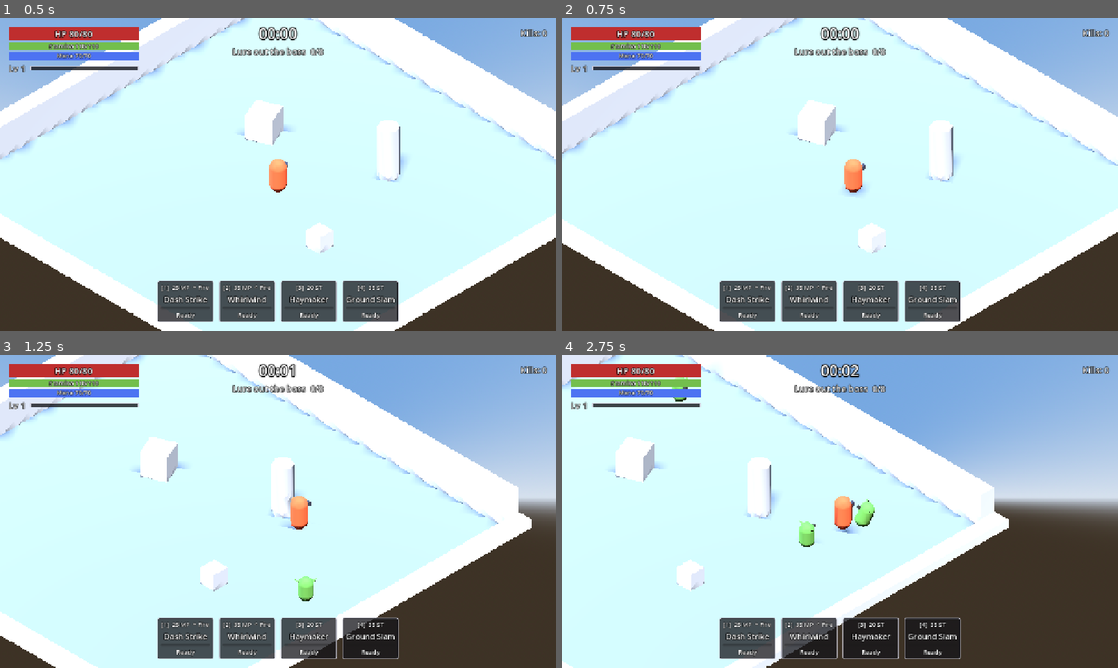
Above: before the commit, frames 1-4 (two rows, left to right).
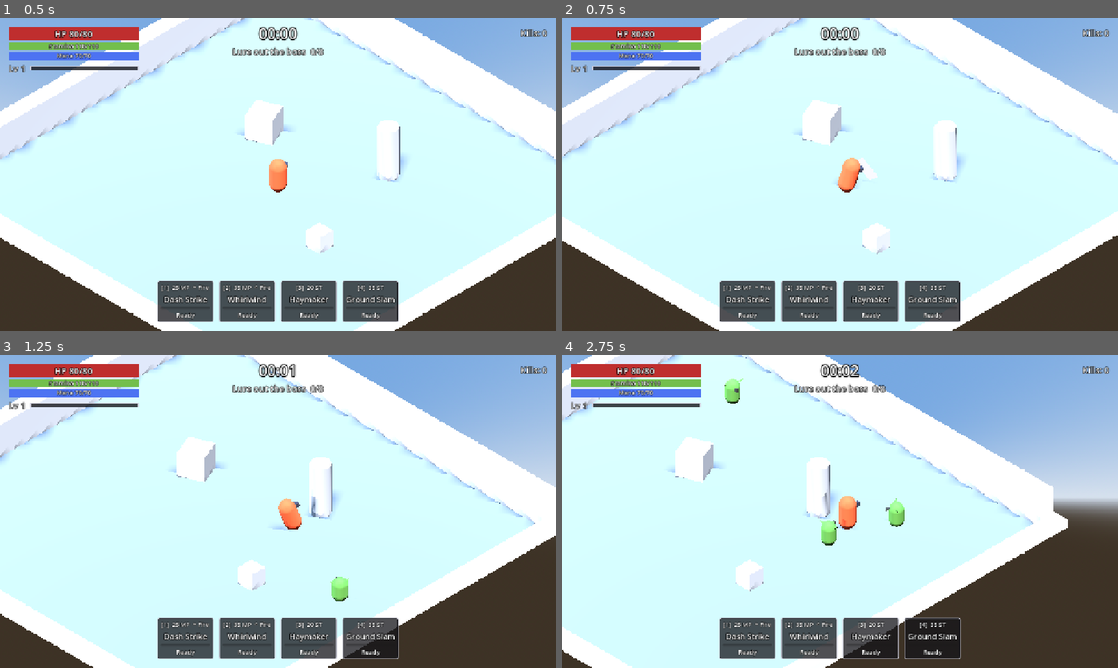
Above: after the commit, the same moments.

Repository: keifern-007/Project-A1
Game: Godot game, scene res://scenes/main/retro_view.tscn
Same seed, same stepped clock (60 frames per second), same inputs: the game is played once before the commit and once after it. This scene is started directly instead of the project's main scene.
Inputs (mouse positions are in pixels of both pictures, inside the frame that each line leads up to):
- Up to frame 1 (0.5 s): no input
- Up to frame 2 (0.75 s): tap Enter at 0.5 s; move the mouse to (962, 158) at 0.52 s; press the mouse at (962, 158) at 0.53 s; hold D (move_right) from 0.53 s (still down)
- Up to frame 3 (1.25 s): keep holding D (move_right); tap Space (dodge) at 0.8 s
- Up to frame 4 (2.75 s): release D (move_right) at 1.25 s; release the mouse at (962, 495) at 1.25 s; drag from (728, 527) to (812, 574) at 1.27 s; move the mouse to (895, 442) at 2.02 s; hold D (move_right) from 2.03 s (still down); hold E (interact) from 2.03 s (still down); click (895, 442) at 2.3 s

Frame 1 is identical in both runs. In frame 2, 4.3% of the frame differs, in the area x 0-100%, y 0-100%; in frame 3, 21%; in frame 4, 25%, in the area x 0-91%, y 0-100%.

Commit message:
Dark Souls-style attacks: wind-up, commit, dash cancels
Every player attack now winds up (slow walk, keeps aiming, leans back), fires,
then locks the hero in for a short commit. Dashing cancels a wind-up and
refunds its cost; a dash during the commit is refused, with a 0.2 s buffer.
Basic attack rates are unchanged. Hits interrupt neither phase.

Co-Authored-By: Claude Opus 5.5 <noreply@anthropic.com>

Diff:
--- a/components/melee_attack_component.gd
+++ b/components/melee_attack_component.gd
@@ -4,15 +4,21 @@
 ## Reusable for melee enemies later — just put the hitbox on the "hits_player" layer.
 
 signal attacked
+signal windup_started(duration: float)
+signal windup_cancelled
 
 ## Optional. Damage = attack_power × damage_multiplier.
 @export var stats: StatsComponent
 @export var damage_multiplier: float = 1.0
 @export var active_time: float = 0.12 ## How long the hitbox is live.
 @export var cooldown: float = 0.35
+@export var windup_time: float = 0.0 ## start_attack() waits this long before swinging.
+@export var commit_time: float = 0.0 ## Seconds the owner stays locked in after the swing.
 
 var _cooldown_left: float = 0.0
 var _active_left: float = 0.0
+var _windup_left: float = 0.0
+var _windup_direction: Vector3 = Vector3.ZERO
 
 @onready var hitbox: HitboxComponent = $HitboxComponent
 @onready var swing_visual: Node3D = $SwingVisual
@@ -24,6 +30,10 @@
 
 func _physics_process(delta: float) -> void:
 	_cooldown_left = maxf(_cooldown_left - delta, 0.0)
+	if is_winding_up():
+		_windup_left = maxf(_windup_left - delta, 0.0)
+		if _windup_left == 0.0:
+			attack(_windup_direction)
 	if _active_left > 0.0:
 		_active_left = maxf(_active_left - delta, 0.0)
 		if _active_left == 0.0:
@@ -32,6 +42,33 @@
 
 func can_attack() -> bool:
 	return _cooldown_left == 0.0
+
+
+func is_winding_up() -> bool:
+	return _windup_left > 0.0
+
+
+## Winds up, then swings where the owner aims at the end. Returns true if it started.
+func start_attack(direction: Vector3) -> bool:
+	if is_winding_up() or not can_attack() or direction == Vector3.ZERO:
+		return false
+	if windup_time <= 0.0:
+		return attack(direction)
+	_windup_direction = direction
+	_windup_left = windup_time
+	windup_started.emit(windup_time)
+	return true
+
+
+func update_windup_direction(direction: Vector3) -> void:
+	if direction != Vector3.ZERO:
+		_windup_direction = direction
+
+
+func cancel_windup() -> void:
+	if is_winding_up():
+		_windup_left = 0.0
+		windup_cancelled.emit()
 
 
 ## Returns true if the swing actually started.
--- a/components/skill_caster_component.gd
+++ b/components/skill_caster_component.gd
@@ -2,8 +2,10 @@
 extends Node
 ## Holds a loadout of skills (slot 0 = skill_1 action) and their cooldowns, plus an optional
 ## skill-based basic attack (e.g. the Mystic's Magic Bolt) with its own cooldown.
-## Skills cost stamina (physical) or mana (magic). Skills with a cast_time are channelled first:
-## paid when the cast starts, fired when it ends, refunded if cancelled (dodge).
+## Skills cost stamina (physical) or mana (magic). Skills with a cast_time wind up first:
+## paid when the wind-up starts, fired when it ends, refunded if cancelled (dodge).
+
+const BASIC_SLOT: int = -1
 
 signal skill_used(slot: int, skill: SkillData)
 signal basic_attacked ## Hook for the basic attack's sound.
@@ -27,7 +29,7 @@
 
 var _cooldowns: Array[float] = []
 var _basic_left: float = 0.0
-var _cast: Dictionary = {} # While casting: slot, skill, caster, direction, world, left.
+var _cast: Dictionary = {} # While casting: slot (BASIC_SLOT = basic attack), skill, caster, direction, world, left.
 
 
 func _ready() -> void:
@@ -125,9 +127,12 @@
 func try_basic(caster: Node3D, direction: Vector3, world: Node) -> bool:
 	if is_casting() or basic_attack == null or _basic_left > 0.0 or direction == Vector3.ZERO:
 		return false
-	_spawn(basic_attack, caster, direction, world)
-	_basic_left = cooldown_of(basic_attack)
-	basic_attacked.emit()
+	if basic_attack.cast_time > 0.0:
+		_cast = { "slot": BASIC_SLOT, "skill": basic_attack, "caster": caster, "direction": direction, "world": world,
+			"left": basic_attack.cast_time }
+		cast_started.emit(basic_attack, basic_attack.cast_time)
+		return true
+	_fire(BASIC_SLOT, basic_attack, caster, direction, world)
 	return true
 
 
@@ -146,6 +151,10 @@
 
 func _fire(slot: int, skill: SkillData, caster: Node3D, direction: Vector3, world: Node) -> void:
 	_spawn(skill, caster, direction, world)
+	if slot == BASIC_SLOT:
+		_basic_left = cooldown_of(skill)
+		basic_attacked.emit()
+		return
 	_cooldowns[slot] = cooldown_of(skill)
 	skill_used.emit(slot, skill)
 
--- a/resources/skills/arcane_barrage.tres
+++ b/resources/skills/arcane_barrage.tres
@@ -10,6 +10,7 @@
 damage_multiplier = 1.5
 kind = 1
 cost = 25.0
+element = 2
 cast_time = 0.5
-element = 2
+commit_time = 0.2
 effect_scene = ExtResource("2_scene")
--- a/resources/skills/blink.tres
+++ b/resources/skills/blink.tres
@@ -10,4 +10,6 @@
 damage_multiplier = 0.0
 kind = 1
 cost = 20.0
+cast_time = 0.15
+commit_time = 0.1
 effect_scene = ExtResource("2_scene")
--- a/resources/skills/cleave.tres
+++ b/resources/skills/cleave.tres
@@ -9,4 +9,6 @@
 cooldown = 7.0
 damage_multiplier = 2.5
 cost = 30.0
+cast_time = 0.35
+commit_time = 0.3
 effect_scene = ExtResource("2_scene")
--- a/resources/skills/dash_strike.tres
+++ b/resources/skills/dash_strike.tres
@@ -11,4 +11,6 @@
 kind = 1
 cost = 25.0
 element = 1
+cast_time = 0.2
+commit_time = 0.15
 effect_scene = ExtResource("2_scene")
--- a/resources/skills/fan_of_knives.tres
+++ b/resources/skills/fan_of_knives.tres
@@ -10,4 +10,6 @@
 damage_multiplier = 1.0
 cost = 25.0
 element = 3
+cast_time = 0.3
+commit_time = 0.2
 effect_scene = ExtResource("2_scene")
--- a/resources/skills/flurry.tres
+++ b/resources/skills/flurry.tres
@@ -10,4 +10,6 @@
 damage_multiplier = 0.8
 cost = 20.0
 element = 3
+cast_time = 0.2
+commit_time = 0.4
 effect_scene = ExtResource("2_scene")
--- a/resources/skills/ground_slam.tres
+++ b/resources/skills/ground_slam.tres
@@ -9,4 +9,6 @@
 cooldown = 8.0
 damage_multiplier = 3.0
 cost = 35.0
+cast_time = 0.45
+commit_time = 0.35
 effect_scene = ExtResource("2_scene")
--- a/resources/skills/hatchet_throw.tres
+++ b/resources/skills/hatchet_throw.tres
@@ -9,4 +9,6 @@
 cooldown = 5.0
 damage_multiplier = 2.0
 cost = 20.0
+cast_time = 0.25
+commit_time = 0.2
 effect_scene = ExtResource("2_scene")
--- a/resources/skills/haymaker.tres
+++ b/resources/skills/haymaker.tres
@@ -9,4 +9,6 @@
 cooldown = 5.0
 damage_multiplier = 2.0
 cost = 20.0
+cast_time = 0.4
+commit_time = 0.3
 effect_scene = ExtResource("2_scene")
--- a/resources/skills/healing_bloom.tres
+++ b/resources/skills/healing_bloom.tres
@@ -11,4 +11,5 @@
 kind = 1
 cost = 35.0
 cast_time = 0.8
+commit_time = 0.2
 effect_scene = ExtResource("2_scene")
--- a/resources/skills/iron_guard.tres
+++ b/resources/skills/iron_guard.tres
@@ -10,4 +10,6 @@
 damage_multiplier = 0.0
 kind = 1
 cost = 30.0
+cast_time = 0.2
+commit_time = 0.2
 effect_scene = ExtResource("2_scene")
--- a/resources/skills/magic_bolt.tres
+++ b/resources/skills/magic_bolt.tres
@@ -6,8 +6,10 @@
 [resource]
 script = ExtResource("1_data")
 name_key = "SKILL_MAGIC_BOLT"
-cooldown = 0.5
+cooldown = 0.3
 damage_multiplier = 1.0
 kind = 1
 element = 2
+cast_time = 0.2
+commit_time = 0.1
 effect_scene = ExtResource("2_scene")
--- a/resources/skills/moonleaf_bolt.tres
+++ b/resources/skills/moonleaf_bolt.tres
@@ -10,6 +10,7 @@
 damage_multiplier = 2.2
 kind = 1
 cost = 20.0
+element = 3
 cast_time = 0.6
-element = 3
+commit_time = 0.2
 effect_scene = ExtResource("2_scene")
--- a/resources/skills/shield_bash.tres
+++ b/resources/skills/shield_bash.tres
@@ -10,4 +10,6 @@
 damage_multiplier = 1.8
 kind = 1
 cost = 20.0
+cast_time = 0.25
+commit_time = 0.25
 effect_scene = ExtResource("2_scene")
--- a/resources/skills/whirlwind.tres
+++ b/resources/skills/whirlwind.tres
@@ -11,4 +11,6 @@
 kind = 1
 cost = 35.0
 element = 1
+cast_time = 0.3
+commit_time = 0.4
 effect_scene = ExtResource("2_scene")
--- a/scenes/player/player.gd
+++ b/scenes/player/player.gd
@@ -2,6 +2,13 @@
 extends CharacterBody3D
 ## The chosen character (stats, speed, look, skills) + movement relative to the camera, a dodge roll with invulnerability frames (i-frames),
 ## a basic melee attack, skills and the loadout's consumable.
+## Every attack is wind-up (slow walk, keeps aiming, dodging cancels and refunds) -> fires ->
+## commit (locked in, no dodging), Dark Souls style. Taking a hit doesn't interrupt either.
+
+const LEAN_BACK: float = 0.436 ## ~25 degrees, in radians. The wind-up telegraph.
+const LEAN_FORWARD: float = -0.262 ## ~-15 degrees. The strike.
+const LEAN_STRIKE_TIME: float = 0.05
+const DODGE_BUFFER: float = 0.2 ## A dodge pressed this soon before the commit ends still happens.
 
 signal dodged
 signal collected(pickup: Pickup) ## Hook for pickup sounds.
@@ -9,7 +16,8 @@
 @export var move_speed: float = 6.0
 @export var acceleration: float = 60.0 ## How fast we reach move_speed. Higher = snappier.
 @export var turn_speed: float = 14.0
-@export var cast_move_factor: float = 0.4 ## Walking speed while casting a skill with a cast time.
+@export var cast_move_factor: float = 0.4 ## Walking speed during an attack's wind-up.
+@export var commit_move_factor: float = 0.15 ## Walking speed while committed to an attack.
 ## Off in the camp: you walk and interact, but don't swing at the campfire.
 @export var combat_enabled: bool = true
 ## False = an NPC body (the heroes you aren't playing in camp): no device input, not in "players".
@@ -30,6 +38,9 @@
 var _dash_speed: float = 0.0
 var _dash_invulnerable: bool = false
 var _dodge_cooldown_left: float = 0.0
+var _dodge_buffer_left: float = 0.0
+var _commit_left: float = 0.0
+var _lean_tween: Tween
 var _gravity: float = ProjectSettings.get_setting("physics/3d/default_gravity")
 
 @onready var input: PlayerInput = $PlayerInput
@@ -56,14 +67,28 @@
 	health.died.connect(_on_died)
 	hurtbox.hurt.connect(_on_hurt)
 	hurtbox.damage_taken_multiplier *= GameState.damage_taken_multiplier() # On top of passives (Bulwark).
+	melee.windup_started.connect(_lean_into_windup)
+	melee.windup_cancelled.connect(_animate_lean.bind(0.0, LEAN_STRIKE_TIME))
+	melee.attacked.connect(func() -> void: _commit(melee.commit_time))
+	skill_caster.cast_started.connect(func(_skill: SkillData, duration: float) -> void: _lean_into_windup(duration))
+	skill_caster.cast_ended.connect(func(completed: bool) -> void:
+		if not completed:
+			_animate_lean(0.0, LEAN_STRIKE_TIME))
+	skill_caster.skill_used.connect(func(_slot: int, skill: SkillData) -> void: _commit(skill.commit_time))
+	skill_caster.basic_attacked.connect(func() -> void: _commit(skill_caster.basic_attack.commit_time))
 
 
 func _physics_process(delta: float) -> void:
 	_dodge_cooldown_left = maxf(_dodge_cooldown_left - delta, 0.0)
+	_dodge_buffer_left = maxf(_dodge_buffer_left - delta, 0.0)
+	_commit_left = maxf(_commit_left - delta, 0.0)
 	var move_dir: Vector3 = input.get_move_direction()
 
-	if input.is_dodge_pressed() and _dodge_cooldown_left == 0.0 and _dash_time_left == 0.0:
-		skill_caster.cancel_cast() # Dodging out of a cast refunds it.
+	if input.is_dodge_pressed():
+		_dodge_buffer_left = DODGE_BUFFER
+	if _dodge_buffer_left > 0.0 and not is_committed() and _dodge_cooldown_left == 0.0 and _dash_time_left == 0.0:
+		_dodge_buffer_left = 0.0
+		_cancel_windup() # Dodging out of a wind-up refunds it.
 		_start_dodge(move_dir)
 
 	if combat_enabled and _dash_time_left == 0.0:
@@ -76,12 +101,11 @@
 		if _dash_time_left == 0.0:
 			_end_dash()
 	else:
-		var speed: float = move_speed * (cast_move_factor if skill_caster.is_casting() else 1.0)
-		var target: Vector3 = move_dir * speed
+		var target: Vector3 = move_dir * move_speed * _attack_move_factor()
 		velocity.x = move_toward(velocity.x, target.x, acceleration * delta)
 		velocity.z = move_toward(velocity.z, target.z, acceleration * delta)
 		# While attacking, keep facing the attack instead of the walk direction.
-		if move_dir != Vector3.ZERO and melee.can_attack() and skill_caster.basic_ready():
+		if move_dir != Vector3.ZERO and not is_committed() and melee.can_attack() and skill_caster.basic_ready():
 			_face(move_dir, delta)
 
 	if not is_on_floor():
@@ -127,6 +151,15 @@
 	return not health.is_dead
 
 
+## Locked into an attack that already fired: can't dodge or act until it ends.
+func is_committed() -> bool:
+	return _commit_left > 0.0
+
+
+func is_winding_up() -> bool:
+	return skill_caster.is_casting() or melee.is_winding_up()
+
+
 ## Called by a Pickup when it reaches us.
 func collect(pickup: Pickup) -> void:
 	if pickup.xp > 0:
@@ -173,9 +206,12 @@
 
 
 func _handle_combat() -> void:
-	if skill_caster.is_casting(): # Keep aiming while casting; nothing else until it fires.
+	if is_committed():
+		return
+	if is_winding_up(): # Keep aiming during the wind-up; nothing else until it fires.
 		var aim: Vector3 = _aim_direction()
 		skill_caster.update_cast_direction(aim)
+		melee.update_windup_direction(aim)
 		visual.rotation.y = atan2(-aim.x, -aim.z)
 		return
 	if input.is_attack_pressed():
@@ -184,7 +220,7 @@
 		if skill_caster.basic_attack: # Ranged characters (Mystic) cast their basic attack skill.
 			attacked = skill_caster.try_basic(self, dir, get_parent())
 		else:
-			attacked = melee.attack(dir)
+			attacked = melee.start_attack(dir)
 		if attacked:
 			visual.rotation.y = atan2(-dir.x, -dir.z)
 	for slot: int in range(1, 5):
@@ -203,6 +239,35 @@
 func _face(dir: Vector3, delta: float) -> void:
 	var target_yaw: float = atan2(-dir.x, -dir.z)
 	visual.rotation.y = lerp_angle(visual.rotation.y, target_yaw, turn_speed * delta)
+
+
+func _attack_move_factor() -> float:
+	if is_committed():
+		return commit_move_factor
+	return cast_move_factor if is_winding_up() else 1.0
+
+
+func _cancel_windup() -> void:
+	skill_caster.cancel_cast()
+	melee.cancel_windup()
+
+
+func _commit(duration: float) -> void:
+	_commit_left = duration
+	_animate_lean(LEAN_FORWARD, LEAN_STRIKE_TIME)
+	_lean_tween.tween_property(visual, "rotation:x", 0.0, maxf(duration, LEAN_STRIKE_TIME))
+
+
+func _lean_into_windup(duration: float) -> void:
+	_animate_lean(LEAN_BACK, duration)
+
+
+## Leaning is the telegraph: shape/motion, not color, so it reads for everyone.
+func _animate_lean(angle: float, duration: float) -> void:
+	if _lean_tween:
+		_lean_tween.kill()
+	_lean_tween = create_tween()
+	_lean_tween.tween_property(visual, "rotation:x", angle, duration)
 
 
 func _start_dodge(move_dir: Vector3) -> void:
@@ -241,6 +306,9 @@
 
 
 func _on_died() -> void:
+	_cancel_windup() # A dead hero doesn't finish the swing.
+	if _lean_tween:
+		_lean_tween.kill()
 	input.enabled = false
 	hurtbox.invulnerable = true
 	# Tip over forward: a shape change, readable without color.
--- a/scenes/player/player.tscn
+++ b/scenes/player/player.tscn
@@ -119,6 +119,9 @@
 [node name="MeleeAttack" type="Node3D" parent="." node_paths=PackedStringArray("stats")]
 script = ExtResource("6_melee")
 stats = NodePath("../StatsComponent")
+cooldown = 0.2
+windup_time = 0.15
+commit_time = 0.2
 
 [node name="HitboxComponent" type="Area3D" parent="MeleeAttack"]
 collision_layer = 16
--- a/scenes/ui/hud.gd
+++ b/scenes/ui/hud.gd
@@ -84,7 +84,7 @@
 	if _skill_caster:
 		for i: int in _slots.size():
 			_slots[i].update_cooldown(_skill_caster.get_cooldown_left(i), _blocked_text(_skill_caster.skills[i]))
-		cast_bar.visible = _skill_caster.is_casting()
+		cast_bar.visible = _skill_caster.is_casting() and _skill_caster.casting_skill() != _skill_caster.basic_attack
 		if cast_bar.visible:
 			cast_bar.value = _skill_caster.cast_progress()
 			cast_label.text = tr("HUD_CASTING") % tr(_skill_caster.casting_skill().name_key)
--- a/scripts/skill_data.gd
+++ b/scripts/skill_data.gd
@@ -12,8 +12,10 @@
 @export var kind: Kind = Kind.PHYSICAL
 @export var element: Element.Type = Element.Type.PHYSICAL ## Applies its status on hit; enemies can be weak to it.
 @export var cost: float = 0.0 ## Stamina (physical) or mana (magic) spent per cast.
-## Seconds of casting before it fires (big magic only). You move slowly; dodging cancels and refunds.
+## Wind-up seconds before it fires. You move slowly; dodging cancels and refunds.
 @export var cast_time: float = 0.0
+## Seconds locked in after it fires: no dodging, no other attacks, barely any walking.
+@export var commit_time: float = 0.0
 ## Spawned when the skill is cast. Its root script must extend SkillEffect.
 @export var effect_scene: PackedScene
 
Not shown, changed: CLAUDE.md
